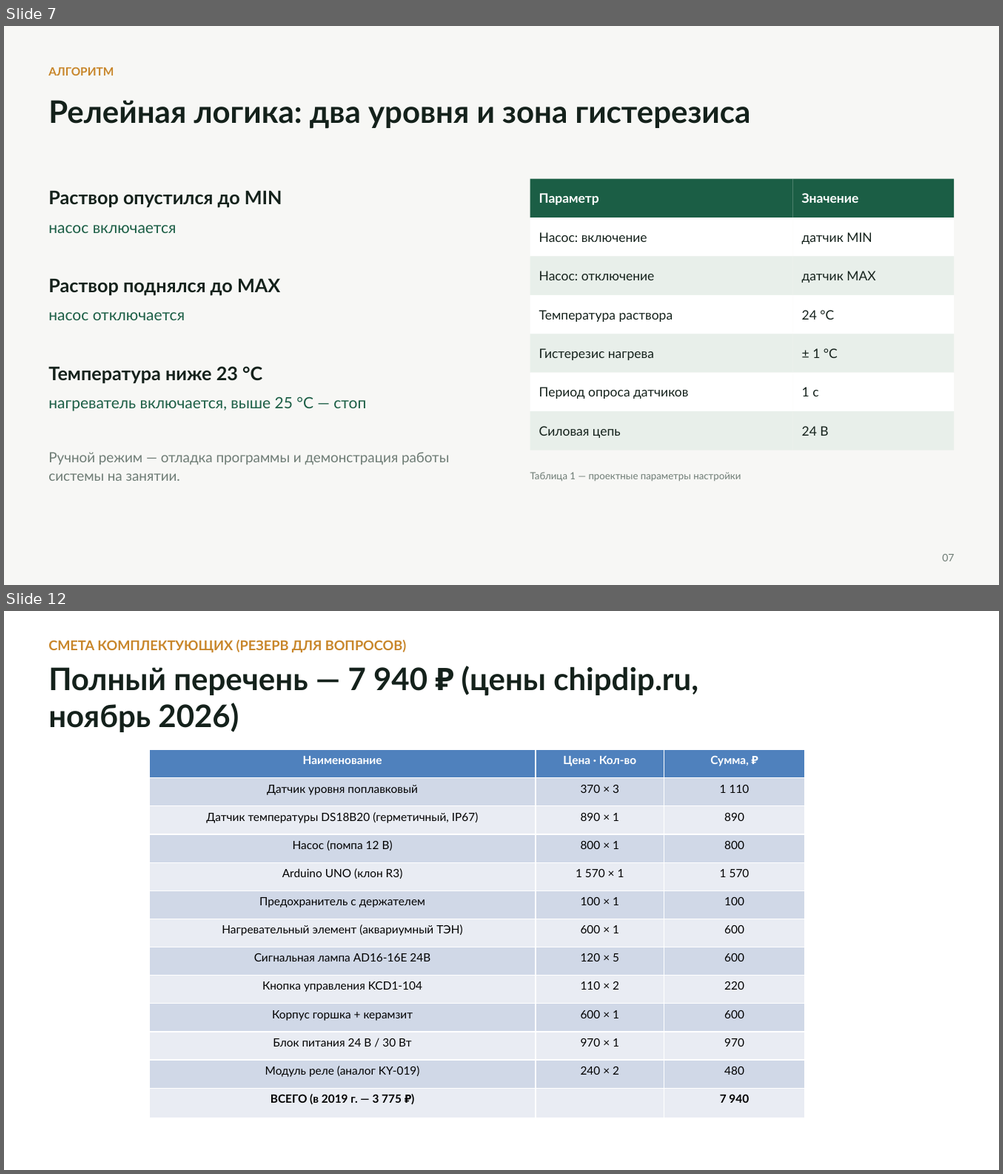
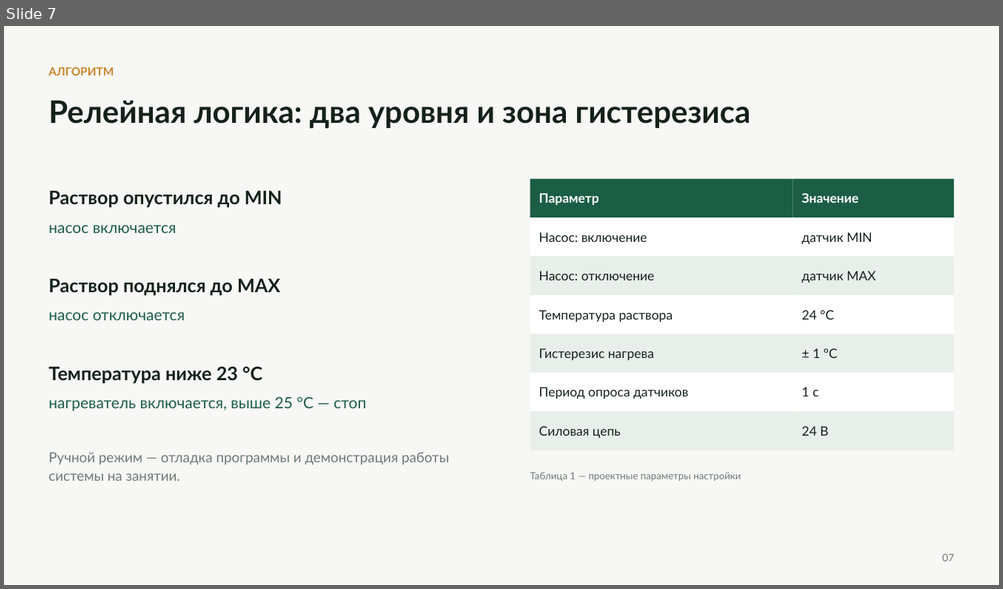
Before and after one commit to DimaNikolaevi4/Konkurs, a slide deck: Гидропоника-заявка-2026/Презентация_Чагин_Гидропоника.pptx. Shown one above the other, each under a label of ours: slides 7 and 12 before the commit, slide 7 after it; the slides between them are not shown. The pictures are 1003x1174 and 1003x589 pixels, drawn with LibreOffice and Linux fonts; fonts in the diff are those of the drawing. Boxes give left, top, right and bottom in pixels: in the first picture for what was removed or moved away, otherwise in the second. Text is boxed around its words. In the diff, an @@ line names an element or a change of style, - is before the commit and + after.

```diff
--- a/Гидропоника-заявка-2026/Презентация_Чагин_Гидропоника.pptx
+++ b/Гидропоника-заявка-2026/Презентация_Чагин_Гидропоника.pptx
@@ slide 12 removed at [4,611,999,1170], background #FFFFFF @@
@@ text removed at [48,640,698,732] @@
-СМЕТА КОМПЛЕКТУЮЩИХ (РЕЗЕРВ ДЛЯ ВОПРОСОВ)
-Полный перечень — 7 940 ₽ (цены chipdip.ru, ноябрь 2026)
@@ table removed at [150,750,804,1119], 13 rows, 3 columns @@
-Наименование | Цена · Кол-во | Сумма, ₽
-Датчик уровня поплавковый | 370 × 3 | 1 110
-Датчик температуры DS18B20 (герметичный, IP67) | 890 × 1 | 890
-Насос (помпа 12 В) | 800 × 1 | 800
-Arduino UNO (клон R3) | 1 570 × 1 | 1 570
-Предохранитель с держателем | 100 × 1 | 100
-Нагревательный элемент (аквариумный ТЭН) | 600 × 1 | 600
-Сигнальная лампа AD16-16E 24В | 120 × 5 | 600
-Кнопка управления KCD1-104 | 110 × 2 | 220
-Корпус горшка + керамзит | 600 × 1 | 600
-Блок питания 24 В / 30 Вт | 970 × 1 | 970
-Модуль реле (аналог KY-019) | 240 × 2 | 480
-ВСЕГО (в 2019 г. — 3 775 ₽) |  | 7 940
```
Also in this commit, not shown: 4 slides changed, 2 other files.
